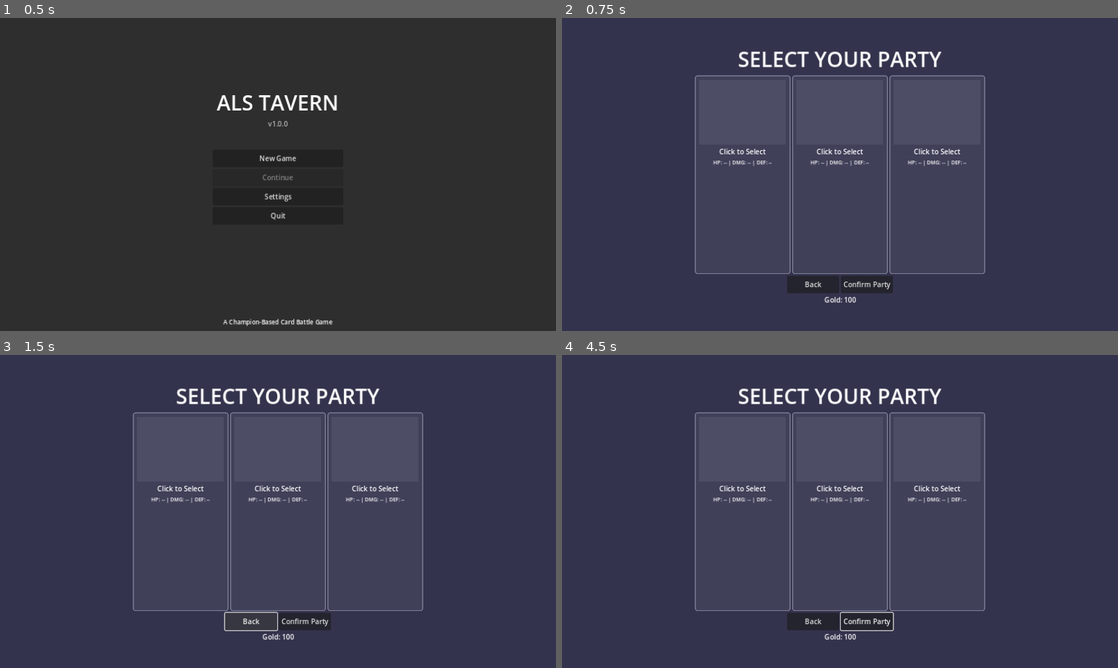
Above: before the commit, frames 1-4 (two rows, left to right).
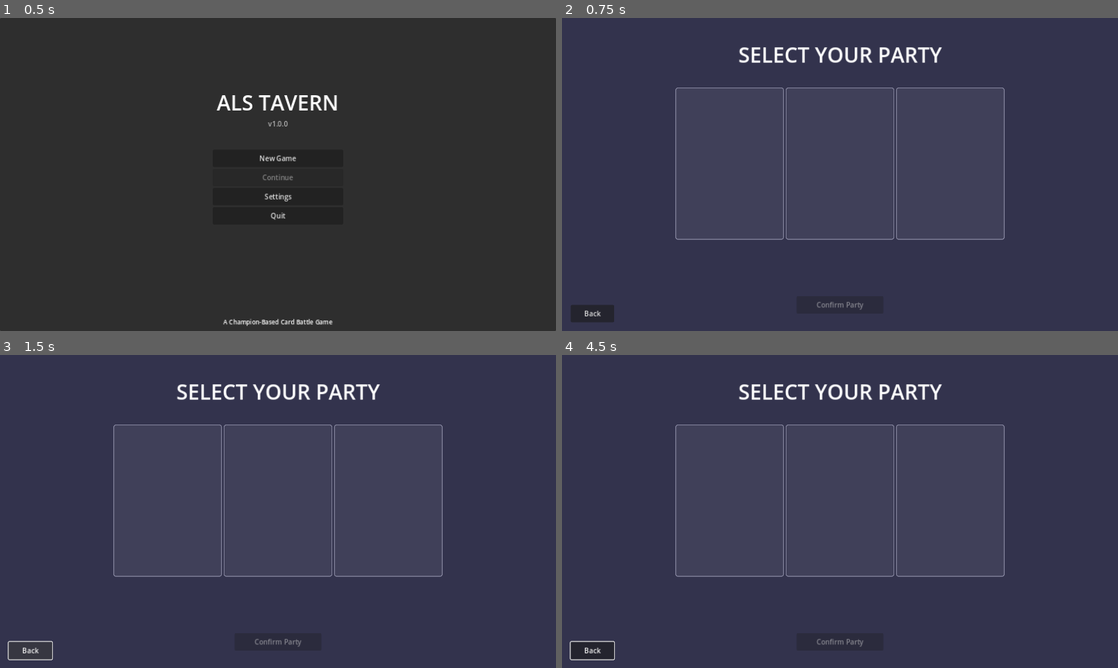
Above: after the commit, the same moments.

Repository: DaveEstey/als-tavern
Game: Godot game, scene res://scenes/main_menu.tscn
Same seed, same stepped clock (60 frames per second), same inputs: the game is played once before the commit and once after it.
Inputs (mouse positions are in pixels of both pictures, inside the frame that each line leads up to):
- Up to frame 1 (0.5 s): no input
- Up to frame 2 (0.75 s): click "New Game" at 0.5 s
- Up to frame 3 (1.5 s): click "Back" at 1.25 s
- Up to frame 4 (4.5 s): click (867, 621) at 2 s, where only the run before the commit has a clickable "Confirm Party"; click (867, 621) at 2.75 s, where only the run before the commit has a clickable "Confirm Party"; click (867, 621) at 3.5 s, where only the run before the commit has a clickable "Confirm Party"; move the mouse to (962, 495) at 4.27 s; click (962, 495) at 4.42 s

Frame 1 is identical in both runs. In frame 2, 6.6% of the frame differs, in the area x 1-80%, y 9-98%; in frame 3, 6.0%; in frame 4, 6.8%.
Error before the commit: Cannot call method 'get_node_or_null' on a null value. (res://scripts/ui/party_selection_ui.gd:164)

Commit message:
Fix party_selection.tscn node structure and main_menu signal duplicates
party_selection.tscn:
- Restructured to match script's expected node paths
- Moved ChampionSlotsContainer to root level (was nested in MainContainer)
- Fixed all @onready node references to match scene structure
- Added all required nodes: ChampionPickerPanel, DeckBuilderPanel children

main_menu.tscn:
- Removed signal connections from scene file
- Script already connects signals in _connect_signals()
- Prevents 'Signal already connected' errors

Fixes:
- Node not found: ChampionSlotsContainer
- Signal 'pressed' is already connected errors

Diff:
--- a/scenes/main_menu.tscn
+++ b/scenes/main_menu.tscn
@@ -104,9 +104,3 @@
 size = Vector2i(400, 100)
 dialog_text = "Starting a new game will overwrite your current save. Continue?"
 ok_button_text = "Yes, Start New Game"
-
-[connection signal="pressed" from="VBoxContainer/NewGameButton" to="." method="_on_new_game_pressed"]
-[connection signal="pressed" from="VBoxContainer/ContinueButton" to="." method="_on_continue_pressed"]
-[connection signal="pressed" from="VBoxContainer/SettingsButton" to="." method="_on_settings_pressed"]
-[connection signal="pressed" from="VBoxContainer/QuitButton" to="." method="_on_quit_pressed"]
-[connection signal="confirmed" from="ConfirmDialog" to="." method="_on_confirm_new_game"]
--- a/scenes/ui/party_selection.tscn
+++ b/scenes/ui/party_selection.tscn
@@ -32,148 +32,76 @@
 grow_vertical = 2
 color = Color(0.2, 0.2, 0.3, 1)
 
-[node name="MainContainer" type="VBoxContainer" parent="."]
-layout_mode = 1
-anchors_preset = 8
-anchor_left = 0.5
-anchor_top = 0.5
-anchor_right = 0.5
-anchor_bottom = 0.5
-offset_left = -400.0
-offset_top = -300.0
-offset_right = 400.0
-offset_bottom = 300.0
-grow_horizontal = 2
-grow_vertical = 2
-
-[node name="Title" type="Label" parent="MainContainer"]
-layout_mode = 2
+[node name="TitleLabel" type="Label" parent="."]
+layout_mode = 1
+anchors_preset = 5
+anchor_left = 0.5
+anchor_right = 0.5
+offset_left = -200.0
+offset_top = 50.0
+offset_right = 200.0
+offset_bottom = 100.0
+grow_horizontal = 2
 theme_override_font_sizes/font_size = 48
 text = "SELECT YOUR PARTY"
 horizontal_alignment = 1
 
-[node name="ChampionSlotsContainer" type="HBoxContainer" parent="MainContainer"]
-layout_mode = 2
-size_flags_vertical = 3
+[node name="ChampionSlotsContainer" type="HBoxContainer" parent="."]
+layout_mode = 1
+anchors_preset = 8
+anchor_left = 0.5
+anchor_top = 0.5
+anchor_right = 0.5
+anchor_bottom = 0.5
+offset_left = -450.0
+offset_top = -200.0
+offset_right = 450.0
+offset_bottom = 150.0
+grow_horizontal = 2
+grow_vertical = 2
 alignment = 1
 
-[node name="ChampionSlot1" type="Panel" parent="MainContainer/ChampionSlotsContainer"]
-custom_minimum_size = Vector2(220, 300)
+[node name="ChampionSlot1" type="Panel" parent="ChampionSlotsContainer"]
+custom_minimum_size = Vector2(250, 300)
 layout_mode = 2
 theme_override_styles/panel = SubResource("StyleBoxFlat_1")
 
-[node name="VBoxContainer" type="VBoxContainer" parent="MainContainer/ChampionSlotsContainer/ChampionSlot1"]
-layout_mode = 1
-anchors_preset = 15
-anchor_right = 1.0
-anchor_bottom = 1.0
-offset_left = 10.0
-offset_top = 10.0
-offset_right = -10.0
-offset_bottom = -10.0
-grow_horizontal = 2
-grow_vertical = 2
-
-[node name="Portrait1" type="ColorRect" parent="MainContainer/ChampionSlotsContainer/ChampionSlot1/VBoxContainer"]
-custom_minimum_size = Vector2(0, 150)
-layout_mode = 2
-color = Color(0.3, 0.3, 0.4, 1)
-
-[node name="NameLabel1" type="Label" parent="MainContainer/ChampionSlotsContainer/ChampionSlot1/VBoxContainer"]
-layout_mode = 2
-text = "Click to Select"
-horizontal_alignment = 1
-
-[node name="StatsLabel1" type="Label" parent="MainContainer/ChampionSlotsContainer/ChampionSlot1/VBoxContainer"]
-layout_mode = 2
-theme_override_font_sizes/font_size = 12
-text = "HP: -- | DMG: -- | DEF: --"
-horizontal_alignment = 1
-
-[node name="ChampionSlot2" type="Panel" parent="MainContainer/ChampionSlotsContainer"]
-custom_minimum_size = Vector2(220, 300)
+[node name="ChampionSlot2" type="Panel" parent="ChampionSlotsContainer"]
+custom_minimum_size = Vector2(250, 300)
 layout_mode = 2
 theme_override_styles/panel = SubResource("StyleBoxFlat_1")
 
-[node name="VBoxContainer" type="VBoxContainer" parent="MainContainer/ChampionSlotsContainer/ChampionSlot2"]
-layout_mode = 1
-anchors_preset = 15
-anchor_right = 1.0
-anchor_bottom = 1.0
-offset_left = 10.0
-offset_top = 10.0
-offset_right = -10.0
-offset_bottom = -10.0
-grow_horizontal = 2
-grow_vertical = 2
-
-[node name="Portrait2" type="ColorRect" parent="MainContainer/ChampionSlotsContainer/ChampionSlot2/VBoxContainer"]
-custom_minimum_size = Vector2(0, 150)
-layout_mode = 2
-color = Color(0.3, 0.3, 0.4, 1)
-
-[node name="NameLabel2" type="Label" parent="MainContainer/ChampionSlotsContainer/ChampionSlot2/VBoxContainer"]
-layout_mode = 2
-text = "Click to Select"
-horizontal_alignment = 1
-
-[node name="StatsLabel2" type="Label" parent="MainContainer/ChampionSlotsContainer/ChampionSlot2/VBoxContainer"]
-layout_mode = 2
-theme_override_font_sizes/font_size = 12
-text = "HP: -- | DMG: -- | DEF: --"
-horizontal_alignment = 1
-
-[node name="ChampionSlot3" type="Panel" parent="MainContainer/ChampionSlotsContainer"]
-custom_minimum_size = Vector2(220, 300)
+[node name="ChampionSlot3" type="Panel" parent="ChampionSlotsContainer"]
+custom_minimum_size = Vector2(250, 300)
 layout_mode = 2
 theme_override_styles/panel = SubResource("StyleBoxFlat_1")
 
-[node name="VBoxContainer" type="VBoxContainer" parent="MainContainer/ChampionSlotsContainer/ChampionSlot3"]
-layout_mode = 1
-anchors_preset = 15
-anchor_right = 1.0
-anchor_bottom = 1.0
-offset_left = 10.0
-offset_top = 10.0
-offset_right = -10.0
-offset_bottom = -10.0
-grow_horizontal = 2
-grow_vertical = 2
-
-[node name="Portrait3" type="ColorRect" parent="MainContainer/ChampionSlotsContainer/ChampionSlot3/VBoxContainer"]
-custom_minimum_size = Vector2(0, 150)
-layout_mode = 2
-color = Color(0.3, 0.3, 0.4, 1)
-
-[node name="NameLabel3" type="Label" parent="MainContainer/ChampionSlotsContainer/ChampionSlot3/VBoxContainer"]
-layout_mode = 2
-text = "Click to Select"
-horizontal_alignment = 1
-
-[node name="StatsLabel3" type="Label" parent="MainContainer/ChampionSlotsContainer/ChampionSlot3/VBoxContainer"]
-layout_mode = 2
-theme_override_font_sizes/font_size = 12
-text = "HP: -- | DMG: -- | DEF: --"
-horizontal_alignment = 1
-
-[node name="ButtonsContainer" type="HBoxContainer" parent="MainContainer"]
-layout_mode = 2
-alignment = 1
-
-[node name="BackButton" type="Button" parent="MainContainer/ButtonsContainer"]
-custom_minimum_size = Vector2(120, 40)
-layout_mode = 2
+[node name="ConfirmButton" type="Button" parent="."]
+layout_mode = 1
+anchors_preset = 7
+anchor_left = 0.5
+anchor_top = 1.0
+anchor_right = 0.5
+anchor_bottom = 1.0
+offset_left = -100.0
+offset_top = -80.0
+offset_right = 100.0
+offset_bottom = -40.0
+grow_horizontal = 2
+grow_vertical = 0
+text = "Confirm Party"
+
+[node name="BackButton" type="Button" parent="."]
+layout_mode = 1
+anchors_preset = 2
+anchor_top = 1.0
+anchor_bottom = 1.0
+offset_left = 20.0
+offset_top = -60.0
+offset_right = 120.0
+offset_bottom = -20.0
+grow_vertical = 0
 text = "Back"
-
-[node name="ConfirmButton" type="Button" parent="MainContainer/ButtonsContainer"]
-custom_minimum_size = Vector2(120, 40)
-layout_mode = 2
-text = "Confirm Party"
-
-[node name="GoldLabel" type="Label" parent="MainContainer"]
-layout_mode = 2
-text = "Gold: 100"
-horizontal_alignment = 1
 
 [node name="ChampionPickerPanel" type="Panel" parent="."]
 visible = false
@@ -183,38 +111,50 @@
 anchor_top = 0.5
 anchor_right = 0.5
 anchor_bottom = 0.5
-offset_left = -300.0
-offset_top = -250.0
-offset_right = 300.0
-offset_bottom = 250.0
-grow_horizontal = 2
-grow_vertical = 2
-
-[node name="VBoxContainer" type="VBoxContainer" parent="ChampionPickerPanel"]
-layout_mode = 1
-anchors_preset = 15
-anchor_right = 1.0
-anchor_bottom = 1.0
-offset_left = 15.0
-offset_top = 15.0
-offset_right = -15.0
-offset_bottom = -15.0
-grow_horizontal = 2
-grow_vertical = 2
-
-[node name="PickerTitle" type="Label" parent="ChampionPickerPanel/VBoxContainer"]
-layout_mode = 2
-theme_override_font_sizes/font_size = 24
+offset_left = -350.0
+offset_top = -300.0
+offset_right = 350.0
+offset_bottom = 300.0
+grow_horizontal = 2
+grow_vertical = 2
+
+[node name="PickerTitle" type="Label" parent="ChampionPickerPanel"]
+layout_mode = 1
+anchors_preset = 10
+anchor_right = 1.0
+offset_bottom = 50.0
+grow_horizontal = 2
+theme_override_font_sizes/font_size = 28
 text = "Choose Champion"
 horizontal_alignment = 1
-
-[node name="ChampionsGrid" type="GridContainer" parent="ChampionPickerPanel/VBoxContainer"]
-layout_mode = 2
-size_flags_vertical = 3
+vertical_alignment = 1
+
+[node name="ChampionGridContainer" type="GridContainer" parent="ChampionPickerPanel"]
+layout_mode = 1
+anchors_preset = 15
+anchor_right = 1.0
+anchor_bottom = 1.0
+offset_left = 20.0
+offset_top = 60.0
+offset_right = -20.0
+offset_bottom = -60.0
+grow_horizontal = 2
+grow_vertical = 2
 columns = 3
 
-[node name="ClosePickerButton" type="Button" parent="ChampionPickerPanel/VBoxContainer"]
-layout_mode = 2
+[node name="ClosePickerButton" type="Button" parent="ChampionPickerPanel"]
+layout_mode = 1
+anchors_preset = 7
+anchor_left = 0.5
+anchor_top = 1.0
+anchor_right = 0.5
+anchor_bottom = 1.0
+offset_left = -60.0
+offset_top = -50.0
+offset_right = 60.0
+offset_bottom = -10.0
+grow_horizontal = 2
+grow_vertical = 0
 text = "Cancel"
 
 [node name="DeckBuilderPanel" type="Panel" parent="."]
@@ -230,46 +170,81 @@
 grow_horizontal = 2
 grow_vertical = 2
 
-[node name="VBoxContainer" type="VBoxContainer" parent="DeckBuilderPanel"]
-layout_mode = 1
-anchors_preset = 15
-anchor_right = 1.0
-anchor_bottom = 1.0
-offset_left = 15.0
-offset_top = 15.0
-offset_right = -15.0
-offset_bottom = -15.0
-grow_horizontal = 2
-grow_vertical = 2
-
-[node name="BuilderTitle" type="Label" parent="DeckBuilderPanel/VBoxContainer"]
-layout_mode = 2
-theme_override_font_sizes/font_size = 28
+[node name="BuilderTitle" type="Label" parent="DeckBuilderPanel"]
+layout_mode = 1
+anchors_preset = 10
+anchor_right = 1.0
+offset_bottom = 60.0
+grow_horizontal = 2
+theme_override_font_sizes/font_size = 32
 text = "Build Deck"
 horizontal_alignment = 1
-
-[node name="CardsGrid" type="GridContainer" parent="DeckBuilderPanel/VBoxContainer"]
-layout_mode = 2
-size_flags_vertical = 3
-columns = 4
-
-[node name="SelectedCounter" type="Label" parent="DeckBuilderPanel/VBoxContainer"]
-layout_mode = 2
+vertical_alignment = 1
+
+[node name="SelectedCardsLabel" type="Label" parent="DeckBuilderPanel"]
+layout_mode = 1
+anchors_preset = 10
+anchor_right = 1.0
+offset_top = 60.0
+offset_bottom = 90.0
+grow_horizontal = 2
 text = "Selected: 0/5"
 horizontal_alignment = 1
 
-[node name="HBoxContainer" type="HBoxContainer" parent="DeckBuilderPanel/VBoxContainer"]
-layout_mode = 2
-alignment = 1
-
-[node name="ClearButton" type="Button" parent="DeckBuilderPanel/VBoxContainer/HBoxContainer"]
-layout_mode = 2
-text = "Clear Selection"
-
-[node name="SaveDeckButton" type="Button" parent="DeckBuilderPanel/VBoxContainer/HBoxContainer"]
-layout_mode = 2
-text = "Save Deck"
-
-[node name="CloseBuilderButton" type="Button" parent="DeckBuilderPanel/VBoxContainer"]
-layout_mode = 2
+[node name="CardGridContainer" type="GridContainer" parent="DeckBuilderPanel"]
+layout_mode = 1
+anchors_preset = 15
+anchor_right = 1.0
+anchor_bottom = 1.0
+offset_left = 20.0
+offset_top = 100.0
+offset_right = -20.0
+offset_bottom = -80.0
+grow_horizontal = 2
+grow_vertical = 2
+columns = 5
+
+[node name="ClearSelectionButton" type="Button" parent="DeckBuilderPanel"]
+layout_mode = 1
+anchors_preset = 7
+anchor_left = 0.5
+anchor_top = 1.0
+anchor_right = 0.5
+anchor_bottom = 1.0
+offset_left = -180.0
+offset_top = -60.0
+offset_right = -60.0
+offset_bottom = -20.0
+grow_horizontal = 2
+grow_vertical = 0
+text = "Clear"
+
+[node name="SaveDeckButton" type="Button" parent="DeckBuilderPanel"]
+layout_mode = 1
+anchors_preset = 7
+anchor_left = 0.5
+anchor_top = 1.0
+anchor_right = 0.5
+anchor_bottom = 1.0
+offset_left = -50.0
+offset_top = -60.0
+offset_right = 50.0
+offset_bottom = -20.0
+grow_horizontal = 2
+grow_vertical = 0
+text = "Save"
+
+[node name="CloseDeckBuilderButton" type="Button" parent="DeckBuilderPanel"]
+layout_mode = 1
+anchors_preset = 7
+anchor_left = 0.5
+anchor_top = 1.0
+anchor_right = 0.5
+anchor_bottom = 1.0
+offset_left = 60.0
+offset_top = -60.0
+offset_right = 180.0
+offset_bottom = -20.0
+grow_horizontal = 2
+grow_vertical = 0
 text = "Close"
